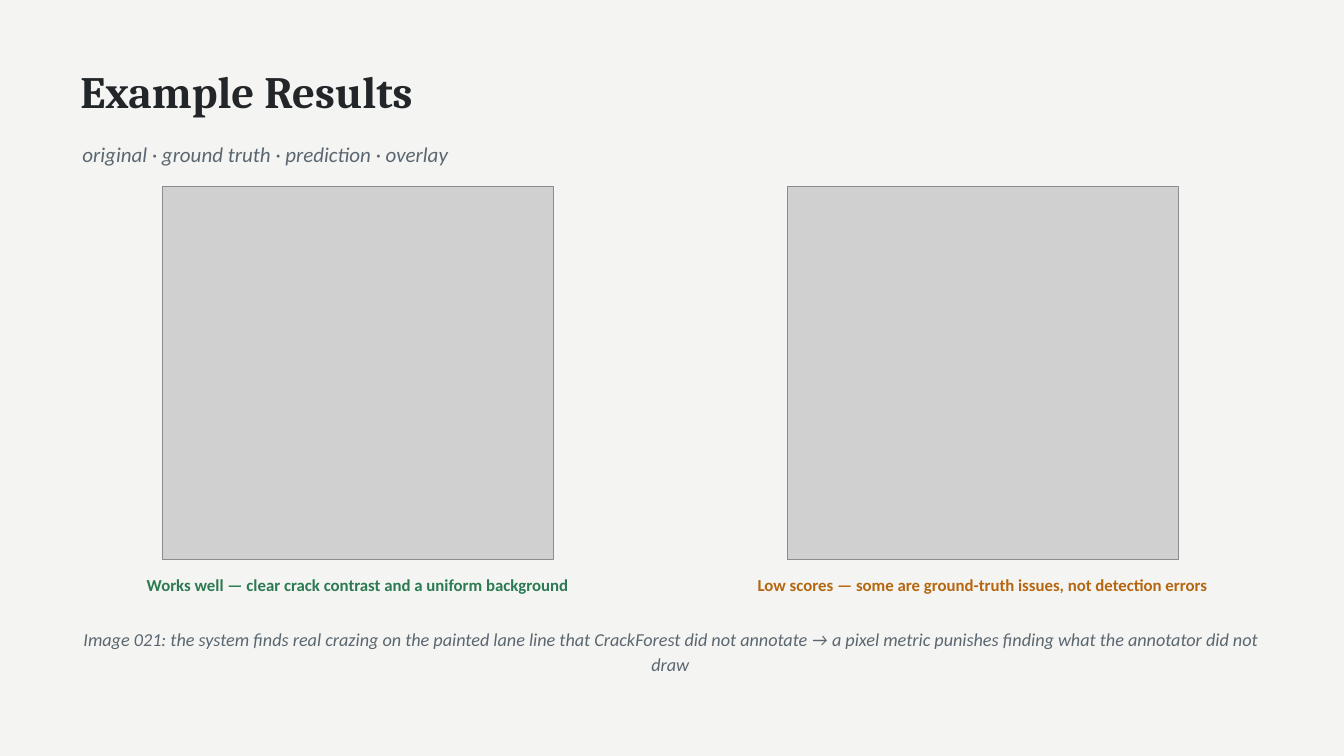
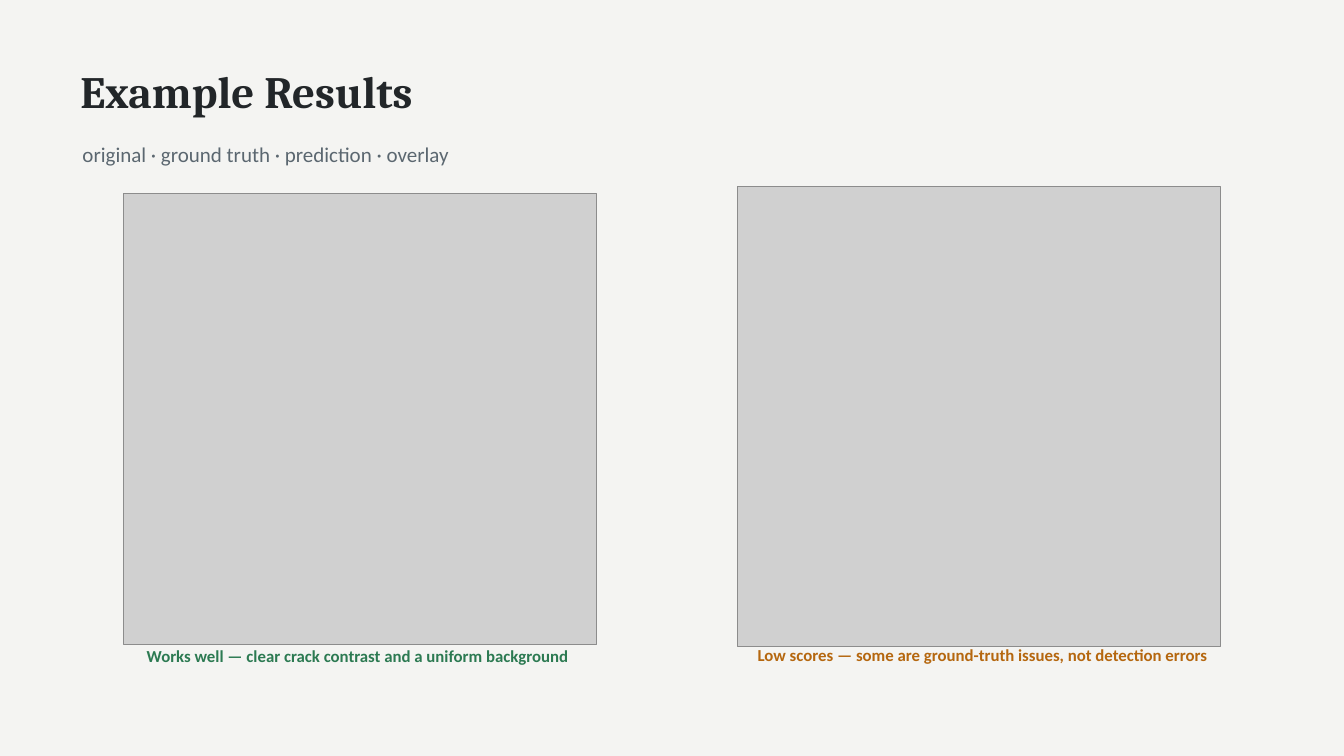
Before and after one commit to petanquex/miniproject-image-processing-concrete-crack-detection, a slide deck: slide 11 of docs/Concrete Crack Detection - Presentation (EN).pptx. Drawn at 1344x756 pixels with LibreOffice and Linux fonts; fonts in the diff are those of the drawing; grey boxes stand for pictures. Boxes give left, top, right and bottom in pixels: in the first picture for what was removed or moved away, otherwise in the second. Text is boxed around its words. In the diff, an @@ line names an element or a change of style, - is before the commit and + after.

```diff
--- a/docs/Concrete Crack Detection - Presentation (EN).pptx
+++ b/docs/Concrete Crack Detection - Presentation (EN).pptx
@@ text "original · ground truth · ..." at <box>82,147,449,166</box>: italic off @@
@@ picture: place and size @@
-picture at <box>162,187,554,560</box>
+picture at <box>124,194,597,645</box>
@@ picture: place and size @@
-picture at <box>787,187,1179,560</box>
+picture at <box>737,187,1220,647</box>
@@ text "Works well — clear crack ...": place and size @@
-text "Works well — clear crack ..." at <box>147,579,568,594</box>
+text "Works well — clear crack ..." at <box>147,650,568,665</box>
@@ text removed at <box>83,633,1258,671</box> @@
-Image 021: the system finds real crazing on the painted lane line that CrackForest did not annotate → a pixel metric punishes finding what the annotator did not draw
@@ text "Low scores — some are ...": place and size @@
-text "Low scores — some are ..." at <box>758,579,1207,594</box>
+text "Low scores — some are ..." at <box>758,649,1207,664</box>
```
Also in this commit, not shown: 10 other slides changed, 1 slide added, 1 slide removed, 12 other files.
